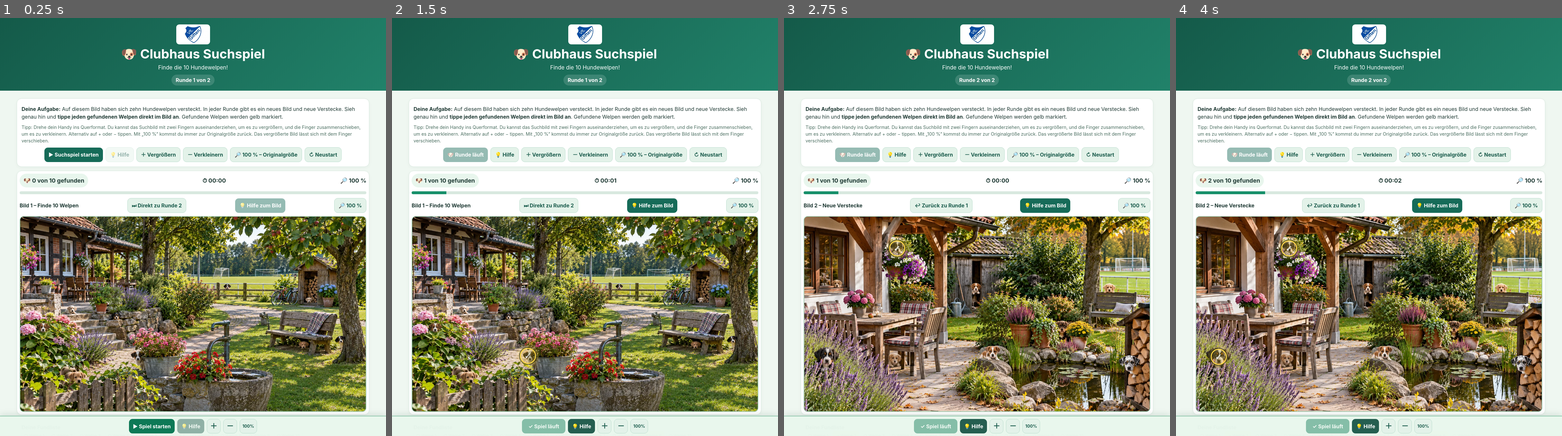
Above: before the commit, frames 1-4 (left to right).
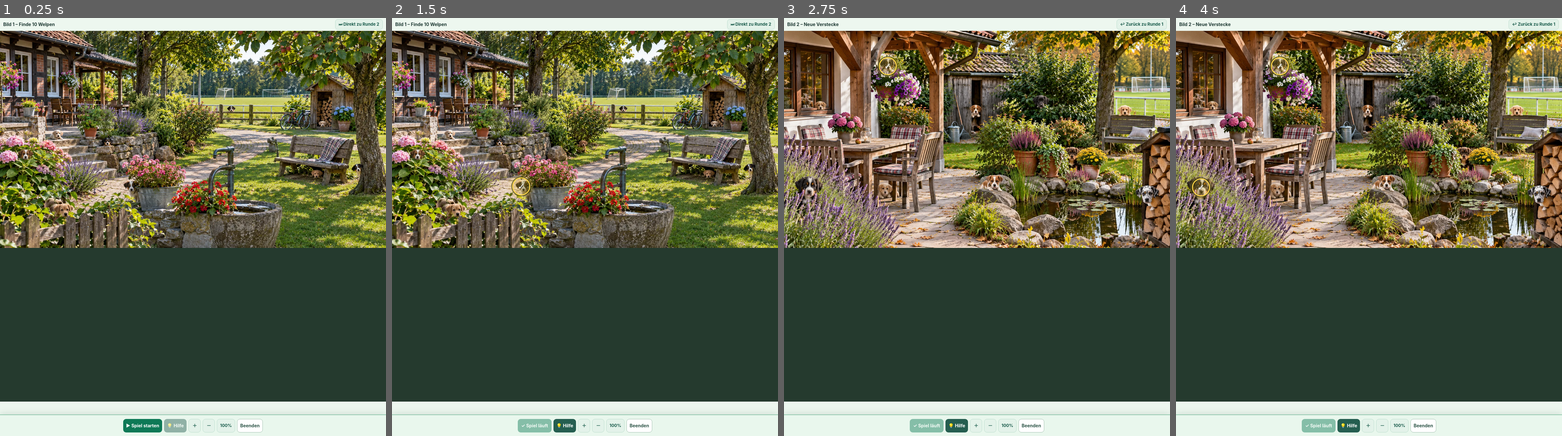
Above: after the commit, the same moments.

Repository: buerotuerk/Spiel-Fehlersuche
Game: browser game, page clubhaus-suchspiel/index.html
Two runs of this game, one before a commit and one after it. Both use one fixed random seed, a clock stepped at 60 frames per second and the inputs below.
Inputs (mouse positions are in pixels of both pictures, inside the frame that each line leads up to; where the layout moved, square brackets give the same spot in the first picture):
- Up to frame 1 (0.25 s): no input
- Up to frame 2 (1.5 s): click "▶ Spiel starten" at 0.27 s; click "Welpe 9" at 1.27 s
- Up to frame 3 (2.75 s): click "⏭ Direkt zu Runde 2" at 1.87 s; click "💡 Hilfe" at 2.02 s; click "Welpe 2" at 2.47 s
- Up to frame 4 (4 s): click "Welpe 9" at 3.07 s; click (1369, 139) [1369, 314] at 3.67 s

The runs differ from the first frame. In frame 1, 92% of the frame differs, in the area x 0-100%, y 0-100%; in frame 2, 92%; in frame 3, 93%; in frame 4, 93%.

Commit message:
Maximize puppy search picture for phone screens; remove visible stats, lists and explanations; keep help and exit controls

Diff:
--- a/clubhaus-suchspiel/index.html
+++ b/clubhaus-suchspiel/index.html
@@ -2,6 +2,43 @@
 <meta property="og:type" content="website"><meta property="og:site_name" content="Clubhaus Suchspiel"><meta property="o …(852 unchanged characters)…
 <title>Clubhaus Suchspiel – Finde die 10 Hundewelpen</title><style>
 *{box-sizing:border-box}html{scroll-behavior:smooth}body{margin:0;padding-bottom:calc(76px + env(safe-area-inset-bottom …(4786 unchanged characters)…
+
+/* Fokusansicht: Das Suchbild erhaelt nahezu die gesamte Bildschirmflaeche. */
+html,body{height:100%;overflow:hidden}
+body{padding:0}
+header,main>section:first-child,main>section:last-of-type,main>footer,
+.game-panel>.stats,.game-panel>.bar,.game-panel>#nextRoundOutside,
+#imageHelp,#imageZoomReset,.gameNote{display:none!important}
+main{width:100%;max-width:none;padding:0;margin:0}
+.game-panel{position:fixed;top:0;right:0;bottom:calc(67px + env(safe-area-inset-bottom));left:0;
+margin:0!important;padding:0!important;border:0;border-radius:0;box-shadow:none;
+display:flex;flex-direction:column;min-height:0;background:#203c30}
+.game-panel>.actions{flex:0 0 auto;margin:0!important;min-height:40px;gap:8px;
+padding:3px 10px;background:#edf7ef;justify-content:space-between!important}
+.game-panel #imageHeading{font-size:14px;line-height:1.2}
+.game-panel #skipRound{min-height:32px;padding:4px 10px;font-size:13px;border-radius:8px}
+.game-panel .viewer{flex:1;max-height:none!important;min-height:0;overflow:auto;border:0;
+border-radius:0;background:#253a2e;touch-action:pan-x pan-y}
+.game-panel .board{aspect-ratio:1672/941}
+.game-toolbar{min-height:67px;gap:6px;padding:6px 6px calc(6px + env(safe-area-inset-bottom))}
+.game-toolbar .btn{min-height:42px;padding:6px 9px;font-size:14px;border-radius:9px}
+.game-toolbar .start{min-width:105px}
+.game-toolbar .zoom-btn{min-width:38px}
+.game-toolbar .exit-btn{background:#fff;color:#30574a;border:1px solid #9bbaa9}
+@media(orientation:landscape) and (max-height:600px){
+ .game-panel{bottom:calc(56px + env(safe-area-inset-bottom))}
+ .game-panel>.actions{min-height:32px;padding:2px 8px}
+ .game-panel #imageHeading{font-size:12px}
+ .game-panel #skipRound{min-height:27px;font-size:12px;padding:2px 8px}
+ .game-toolbar{min-height:56px;padding:3px 5px calc(3px + env(safe-area-inset-bottom))}
+ .game-toolbar .btn{min-height:38px}
+}
+@media(max-width:400px){
+ .game-toolbar{gap:4px;padding-left:3px;padding-right:3px}
+ .game-toolbar .btn{font-size:12px;padding:6px}
+ .game-toolbar .start{min-width:88px}
+ .game-toolbar .zoom-btn{min-width:29px}
+}
 </style></head><body><header><img class="clublogo" src="vereinslogo.jpg" alt="VfL Giften" onerror="this.hidden=true"><h1>🐶 Clubhaus Suchspiel</h1><p>Finde die 10 Hundewelpen!</p><span class="round-label" id="roundHeading">Runde 1 von 2</span></header>
 <main>
 <section class="panel"><p class="lead"><b>Deine Aufgabe:</b> Auf diesem Bild haben sich zehn Hundewelpen versteckt. In  …(928 unchanged characters)…
@@ -9,7 +46,7 @@
 <section class="panel"><b>Deine Fundliste</b><div class="found-list" id="foundList"></div><p class="hint">Die Hilfefunktion zeigt dir kurz den Bereich eines noch nicht gefundenen Welpen. Sie zählt den Welpen nicht automatisch.</p></section>
 <footer>Clubhaus Suchspiel · VfL Giften · Eine kleine Spielreihe für die Clubhausgruppe · Keine Anmeldung nötig</footer>
 </main>
-<nav class="game-toolbar" aria-label="Spielbedienung"><butto …(455 unchanged characters)… %" style="font-size:13px">100%</button></nav><div class="overlay" id="overlay" h …(330 unchanged characters)…
+<nav class="game-toolbar" aria-label="Spielbedienung"><butto …(455 unchanged characters)… %" style="font-size:13px">100%</button><button id="exitGame" class="btn exit-btn">Beenden</button></nav><div class="overlay" id="overlay" h …(330 unchanged characters)…
 <script>
 (()=>{
 'use strict';const $=id=>document.getElementById(id);
@@ -82,6 +119,7 @@
 function finish(){
 active=false;stopTimer();$('start').disabled=false;$('start').textContent='↻ Runde erneut starten';
 $('nextRound').hidden=round!==0;
+$('nextRound').textContent='🐾 Runde 2 starten';
 $('nextRoundOutside').hidden=round!==0;
 $('resultTitle').textContent=round===0?'🎉 Runde 1 geschafft!':'🏆 Beide Runden geschafft!';
 $('resultText').textContent=round===0?'Super! Du hast alle zehn Welpen in '+format(elapsed)+' gefunden. Jetzt warten zehn neue Verstecke auf dich in Runde 2.':'Großartig! Du hast auch in Runde 2 alle zehn Hundewelpen entdeckt – insgesamt 20 Welpen in zwei Bildern!';
@@ -112,13 +150,22 @@
 viewer.addEventListener('touchend',e=>{if(e.touches.length<2)pinchDistance=0},{passive:true});
 viewer.addEventListener('touchcancel',()=>{pinchDistance=0},{passive:true});
 $('help').onclick=help;$('imageHelp').onclick=help;$('floatingHelp').onclick=help;$('floatingStart').onclick=start;
+$('exitGame').onclick=()=>{
+stopTimer();active=false;clearTimeout(flashTimeout);
+$('start').disabled=false;$('start').textContent='▶ Erneut starten';
+$('resultTitle').textContent='Spiel beendet';
+$('resultText').textContent='Du kannst die Runde erneut spielen oder zur anderen Runde wechseln.';
+$('nextRound').hidden=false;
+$('nextRound').textContent=round===0?'🐶 Runde 2 spielen':'🐶 Runde 1 spielen';
+$('overlay').hidden=false;update();
+};
 $('zoomIn').onclick=()=>zoom(level+.5);$('zoomOut').onclick=()=>zoom(level-.5);
 $('floatingZoomIn').onclick=()=>zoom(level+.5);$('floatingZoomOut').onclick=()=>zoom(level-.5);
 ['zoomReset','imageZoomReset','floatingZoomReset'].forEach(id=>$(id).onclick=()=>zoom(1));
 $('skipRound').onclick=()=>loadRound(round===0?1:0,true);
 $('start').onclick=start;$('reset').onclick=()=>start();
 $('playAgain').onclick=()=>start();$('close').onclick=()=>$('overlay').hidden=true;
-$('nextRound').onclick=()=>loadRound(1,true);$('nextRoundOutside').onclick=()=>loadRound(1,true);
+$('nextRound').onclick=()=>loadRound($('resultTitle').textContent==='Spiel beendet'?(round===0?1:0):1,true);$('nextRoundOutside').onclick=()=>loadRound(1,true);
 scene.onload=()=>{ready=true;board.hidden=false;$('missing').classList.add('hidden');$('start').disabled=active;if(startWhenLoaded){startWhenLoaded=false;start()}else if(!active)$('status').textContent='Bild geladen. Jetzt Runde '+(round+1)+' starten.';update();};
 scene.onerror=()=>{ready=false;active=false;stopTimer();board.hidden=true;$('missing').classList.remove('hidden');$('mi …(273 unchanged characters)…
 render();update();if(scene.complete&&scene.naturalWidth>0){scene.onload()}else if(scene.complete){scene.onerror()}
